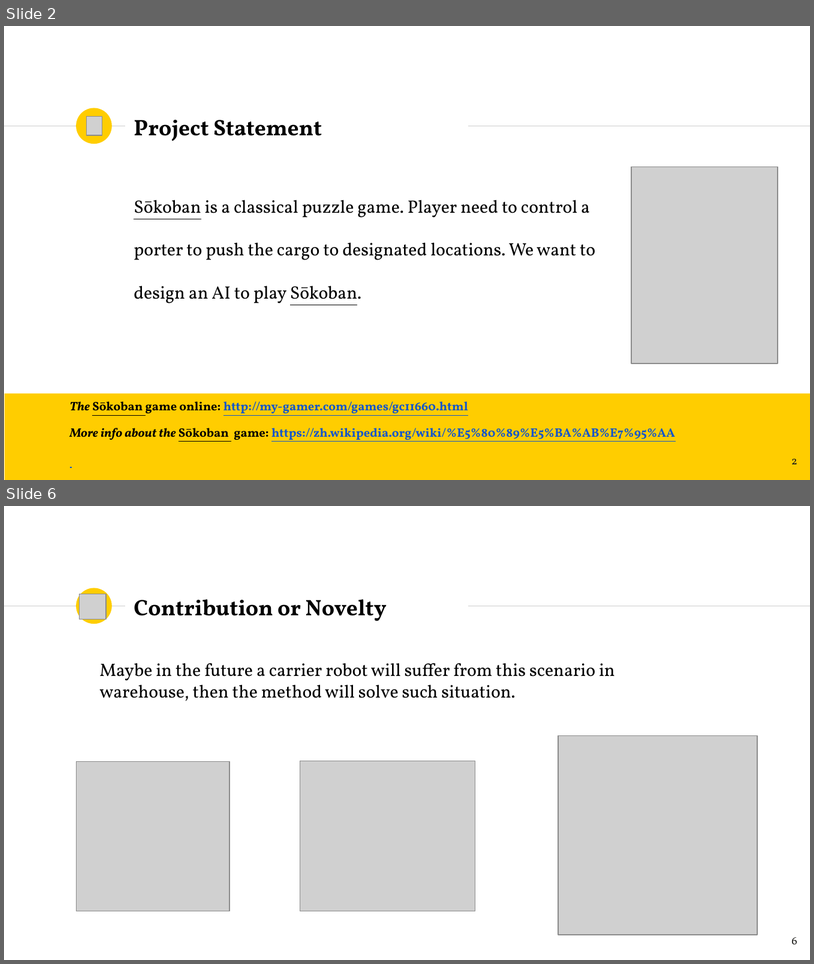
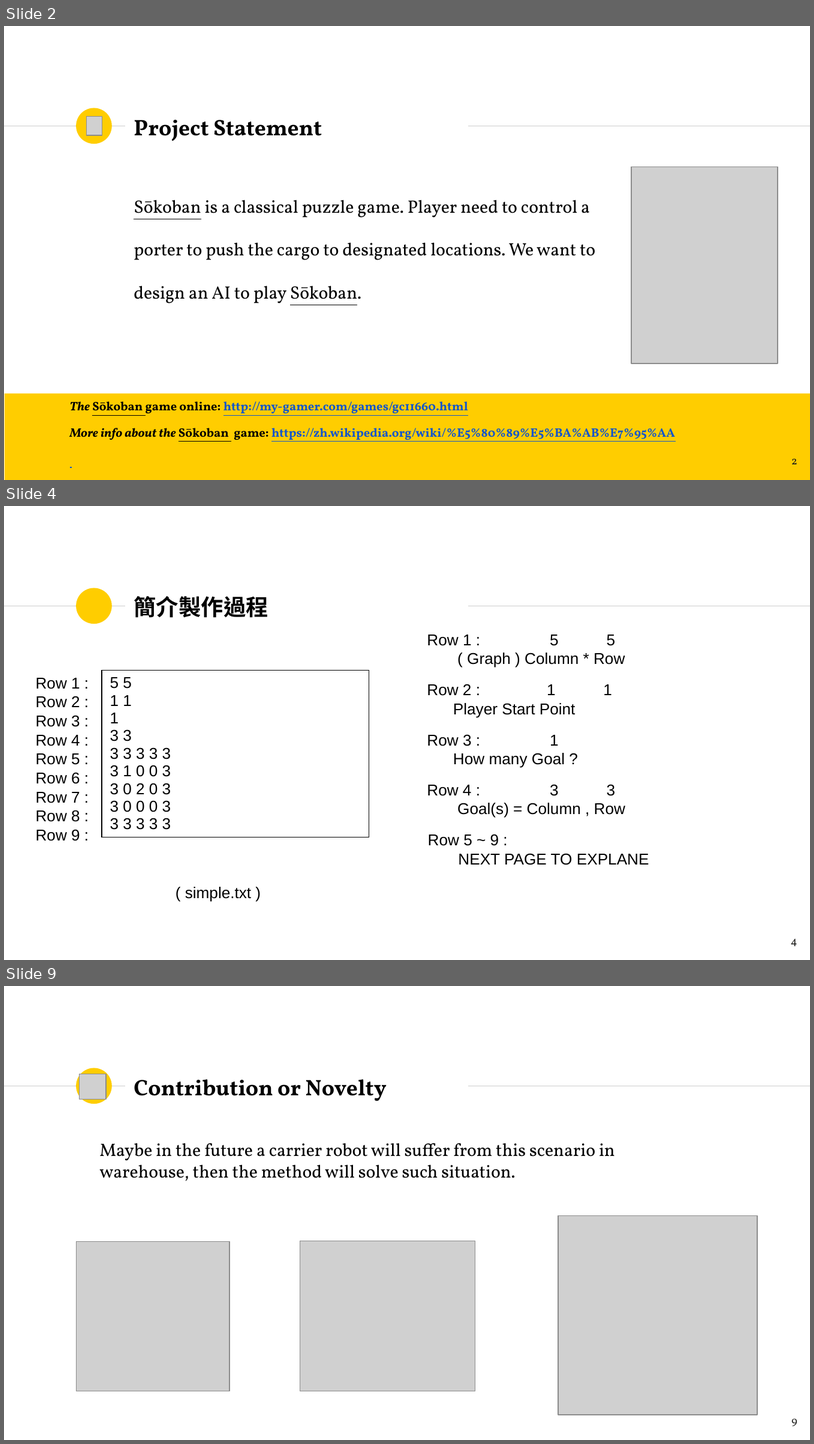
Before and after one commit to Banana-Huang/AI_Course_Team1_2018, a slide deck: Project/Team_1_project_proposal.pptx. Shown one above the other, each under a label of ours: slides 2 and 6 before the commit, slides 2, 4 and 9 after it; the slides between them are not shown. The pictures are 814x964 and 814x1444 pixels, drawn with LibreOffice and Linux fonts; fonts in the diff are those of the drawing; grey boxes stand for pictures. Boxes give left, top, right and bottom in pixels: in the first picture for what was removed or moved away, otherwise in the second. Text is boxed around its words. In the diff, an @@ line names an element or a change of style, - is before the commit and + after.

```diff
--- a/Project/Team_1_project_proposal.pptx
+++ b/Project/Team_1_project_proposal.pptx
@@ slide 4 added at (x1=4, y1=506, x2=810, y2=960), background #FFFFFF; not listed: 3 template elements that a slide beside it also shows @@
@@ title added at (x1=134, y1=596, x2=268, y2=618), 20 pt, text #000000, bold @@
+簡介製作過程
@@ text added at (x1=427, y1=634, x2=625, y2=667), 14 pt, text #000000 @@
+Row 1 : 5 5
+( Graph ) Column * Row
@@ table added at (x1=102, y1=670, x2=368, y2=847), 1 rows, 1 columns @@
+5 5 / 1 1 / 1 / 3 3 / 3 3 3 3 3 / 3 1 0 0 3 / 3 0 2 0 3 / 3 0 0 0 3 / 3 3 3 3 3
@@ text added at (x1=427, y1=684, x2=576, y2=717), 14 pt, text #000000 @@
+Row 2 : 1 1
+Player Start Point
@@ text added at (x1=427, y1=734, x2=565, y2=768), 14 pt, text #000000 @@
+Row 3 : 1
+How many Goal ?
@@ text added at (x1=427, y1=784, x2=626, y2=817), 14 pt, text #000000 @@
+Row 4 : 3 3
+Goal(s) = Column , Row
@@ group added at (x1=36, y1=678, x2=80, y2=841): 9 texts @@
+Row 1 :
+Row 2 :
+Row 3 :
+Row 4 :
+Row 5 :
+Row 6 :
+Row 7 :
+Row 8 :
+Row 9 :
@@ text added at (x1=428, y1=834, x2=650, y2=865), 14 pt, text #000000 @@
+Row 5 ~ 9 :
+NEXT PAGE TO EXPLANE
@@ text added at (x1=185, y1=886, x2=251, y2=901), 14 pt, text #000000 @@
+( simple.txt )
@@ page number added at (x1=791, y1=938, x2=798, y2=946), 10 pt, text #1D1D1B @@
+4
@@ what was slide 6 is now slide 9 @@
@@ page number at (x1=792, y1=1418, x2=798, y2=1426): text changed @@
-6
+9
```
Also in this commit, not shown: 3 slides changed, 6 other slides added, 1 other file.
